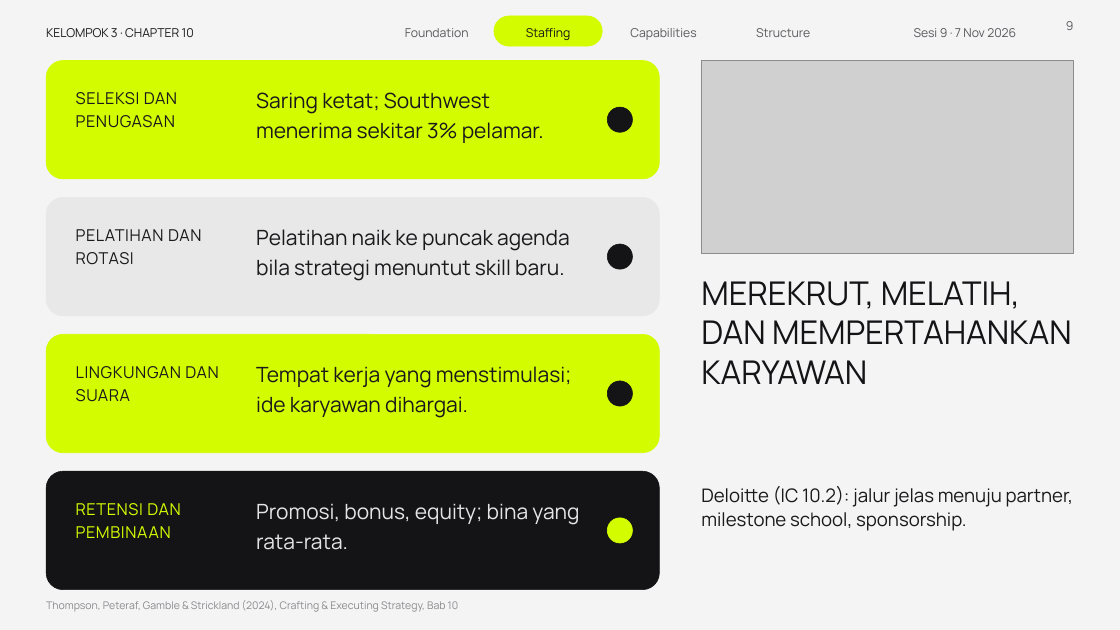
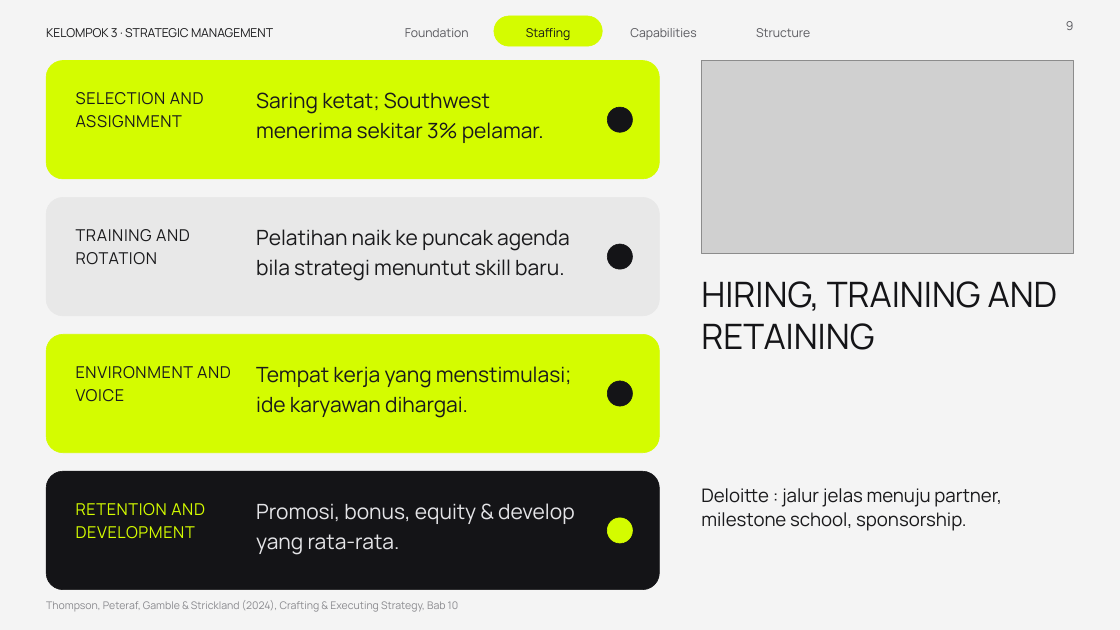
Before and after one commit to aslihabnuri/Dom-Manipulation, a slide deck: slide 9 of presentasi_ch10_kelompok3/SMJKT_Group 3_Aslih_Chapter 10 Strategy Execution.pptx. Drawn at 1120x630 pixels with LibreOffice and Linux fonts; fonts in the diff are those of the drawing; grey boxes stand for pictures; background and template pictures are left out. Boxes give left, top, right and bottom in pixels: in the first picture for what was removed or moved away, otherwise in the second. Text is boxed around its words. In the diff, an @@ line names an element or a change of style, - is before the commit and + after.

```diff
--- a/presentasi_ch10_kelompok3/SMJKT_Group 3_Aslih_Chapter 10 Strategy Execution.pptx
+++ b/presentasi_ch10_kelompok3/SMJKT_Group 3_Aslih_Chapter 10 Strategy Execution.pptx
@@ text at box(46, 28, 273, 37): text changed @@
-KELOMPOK 3 · CHAPTER 10
+KELOMPOK 3 · STRATEGIC MANAGEMENT
@@ text removed at box(914, 28, 1016, 37) @@
-Sesi 9 · 7 Nov 2026
@@ text at box(76, 92, 204, 128): text changed @@
-SELEKSI DAN PENUGASAN
+SELECTION AND ASSIGNMENT
@@ text at box(76, 229, 190, 264): text changed @@
-PELATIHAN DAN ROTASI
+TRAINING AND ROTATION
@@ text at box(701, 281, 1058, 350): text changed; size 28 to 30 pt @@
-MEREKRUT, MELATIH, DAN MEMPERTAHANKAN KARYAWAN
+HIRING, TRAINING AND RETAINING
@@ text at box(76, 366, 231, 402): text changed @@
-LINGKUNGAN DAN SUARA
+ENVIRONMENT AND VOICE
@@ text at box(76, 503, 205, 539): text changed @@
-RETENSI DAN PEMBINAAN
+RETENTION AND DEVELOPMENT
@@ text at box(256, 503, 575, 555): text changed @@
-Promosi, bonus, equity; bina yang rata-rata.
+Promosi, bonus, equity & develop yang rata-rata.
@@ text at box(701, 488, 1002, 531): text changed @@
-Deloitte (IC 10.2): jalur jelas menuju partner, milestone school, sponsorship.
+Deloitte : jalur jelas menuju partner, milestone school, sponsorship.
```
Also in this commit, not shown: 14 other slides changed, 5 slides added, 5 slides removed, 1 other file.
